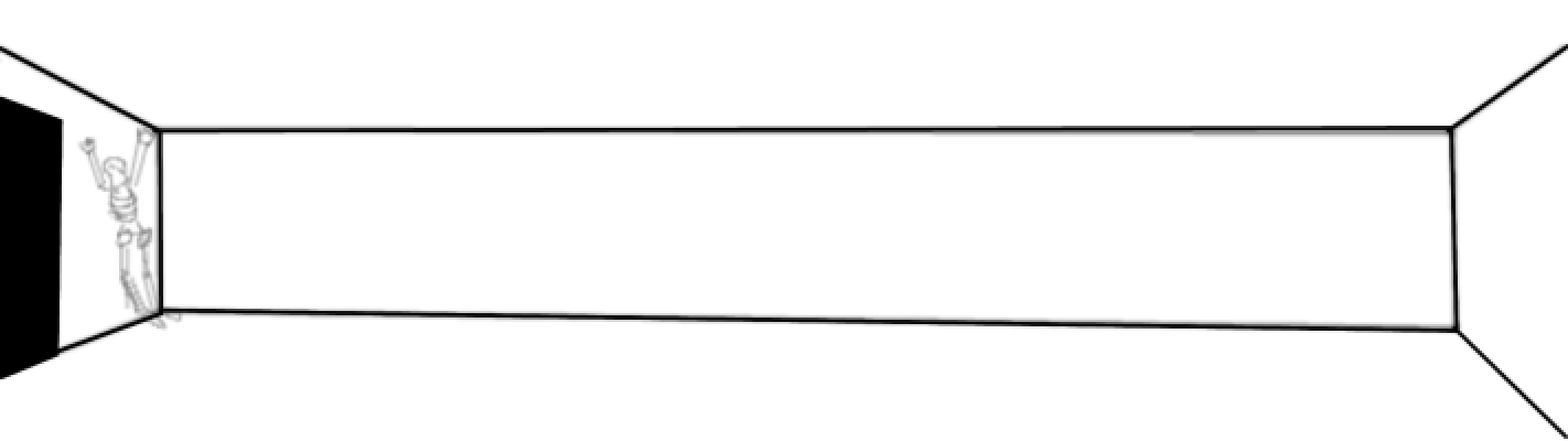
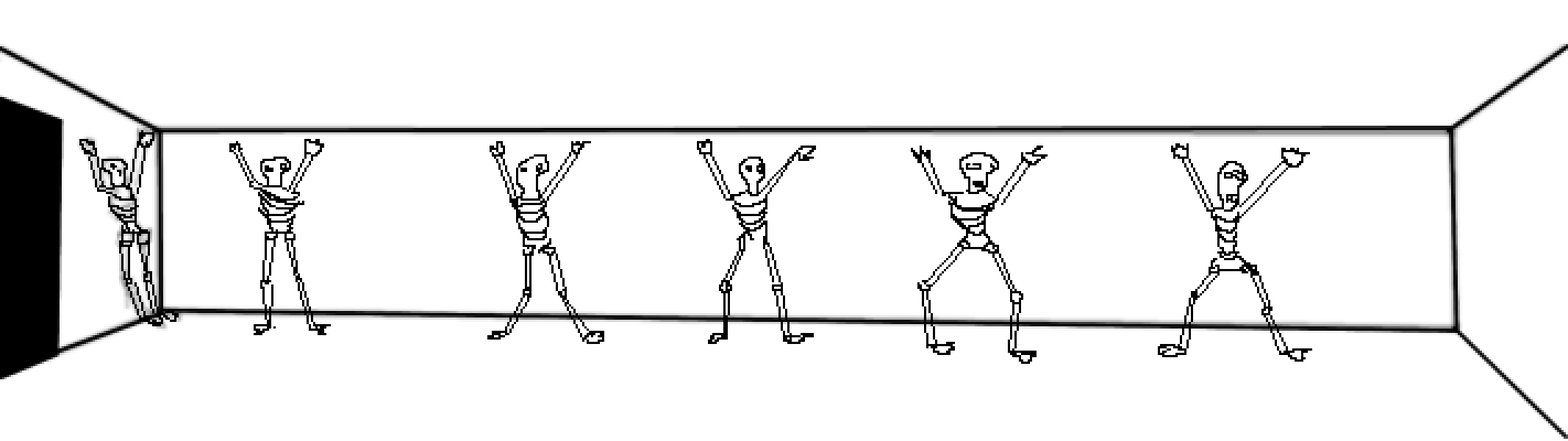
Layers edited between the first and the second 1568x441 image:
painted on "esqueletos" over bbox(79, 130, 1313, 364)
